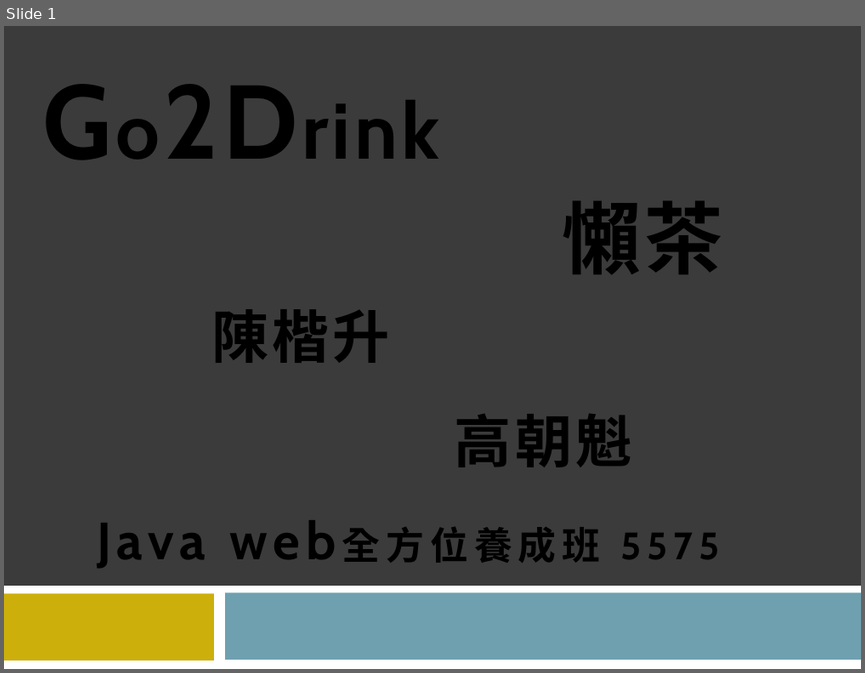
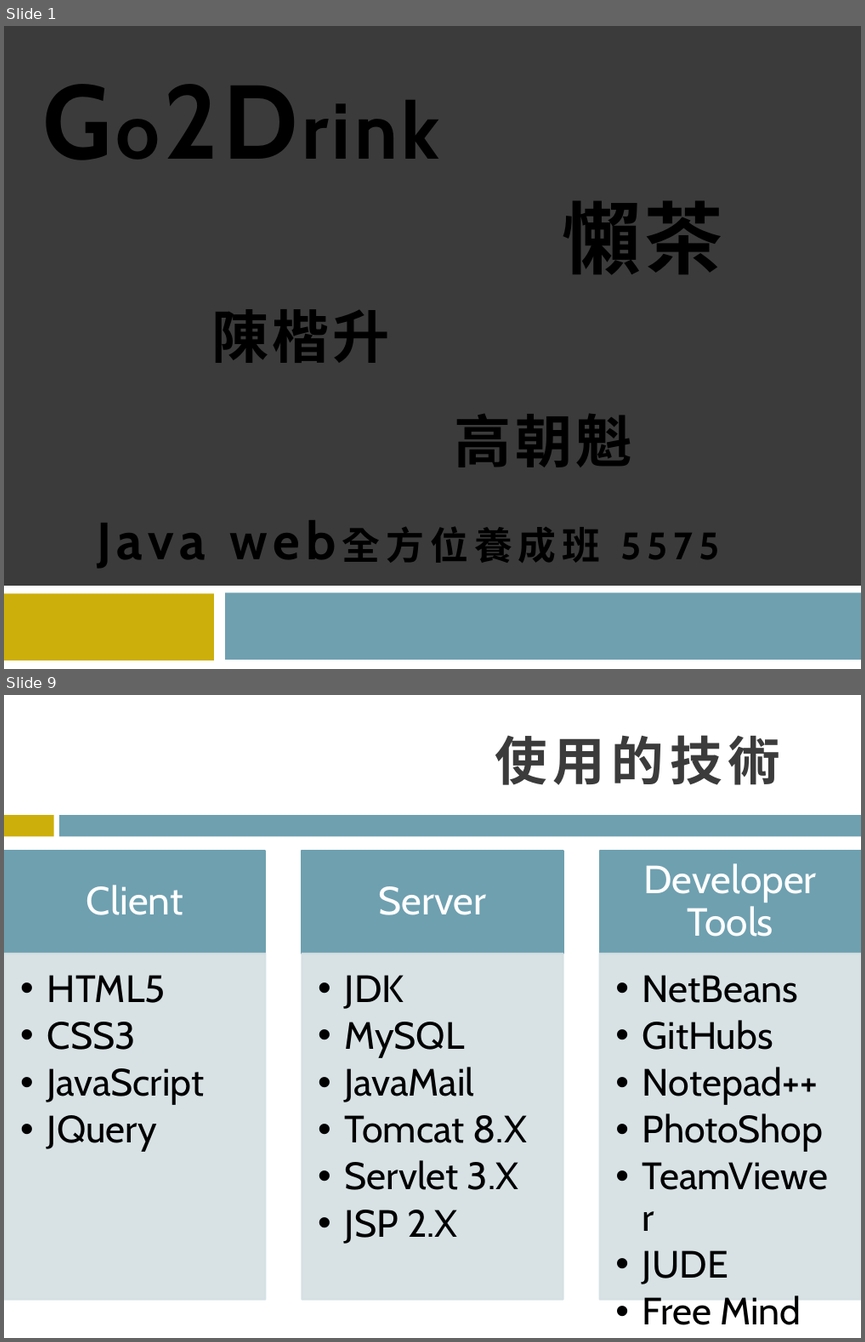
Before and after one commit to s930415/Go2Drink, a slide deck: 報告用簡報.pptx. Shown one above the other, each under a label of ours: slide 1 before the commit, slides 1 and 9 after it; the slides between them are not shown. The pictures are 865x673 and 865x1342 pixels, drawn with LibreOffice and Linux fonts; fonts in the diff are those of the drawing; background and template pictures are left out. Boxes give left, top, right and bottom in pixels: in the first picture for what was removed or moved away, otherwise in the second. Text is boxed around its words. In the diff, an @@ line names an element or a change of style, - is before the commit and + after.

```diff
--- a/報告用簡報.pptx
+++ b/報告用簡報.pptx
@@ slide 9 added at <box>4,695,861,1338</box>, background #FFFFFF @@
@@ title added at <box>494,735,780,785</box>, 44 pt, text #3B3B3B, bold @@
+使用的技術
@@ rectangle added at <box>4,815,53,836</box>, fill #CCAF0A @@
@@ rectangle added at <box>60,815,861,836</box>, fill #6EA0B0 @@
@@ group added at <box>4,851,861,1325</box>: 6 rectangles, 6 texts @@
+Client
+  •• HTML5
+  •• CSS3
+  •• JavaScript
+  •• JQuery
+Server
+  •• JDK
+  •• MySQL
+  •• JavaMail
+  •• Tomcat 8.X
+  •• Servlet 3.X
+  •• JSP 2.X
+Developer Tools
+  •• NetBeans
+  •• GitHubs
+  •• Notepad++
+  •• PhotoShop
+  •• TeamViewer
+  •• JUDE
+  •• Free Mind
```
Also in this commit, not shown: 3 slides changed, 5 other slides added, 4 other files.
